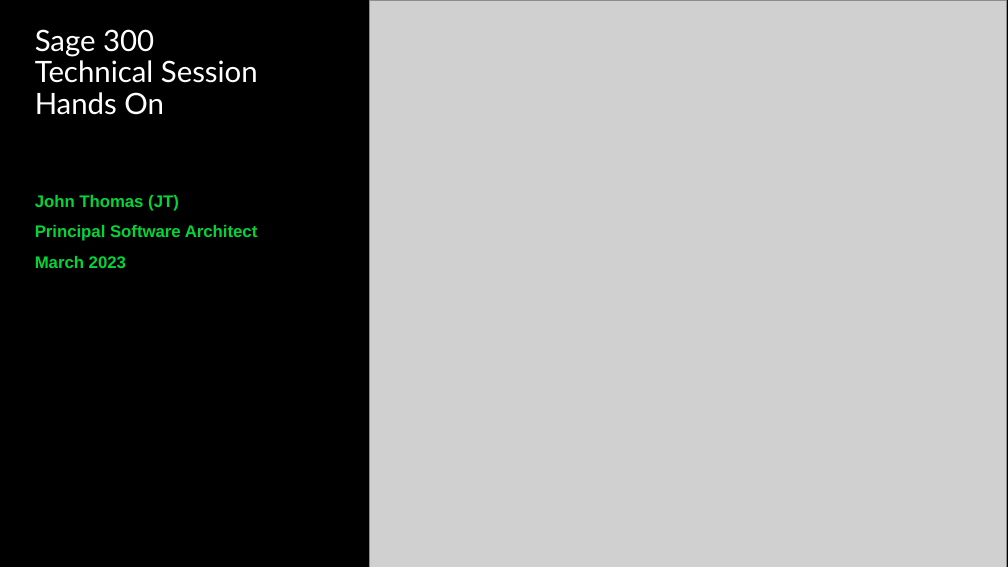
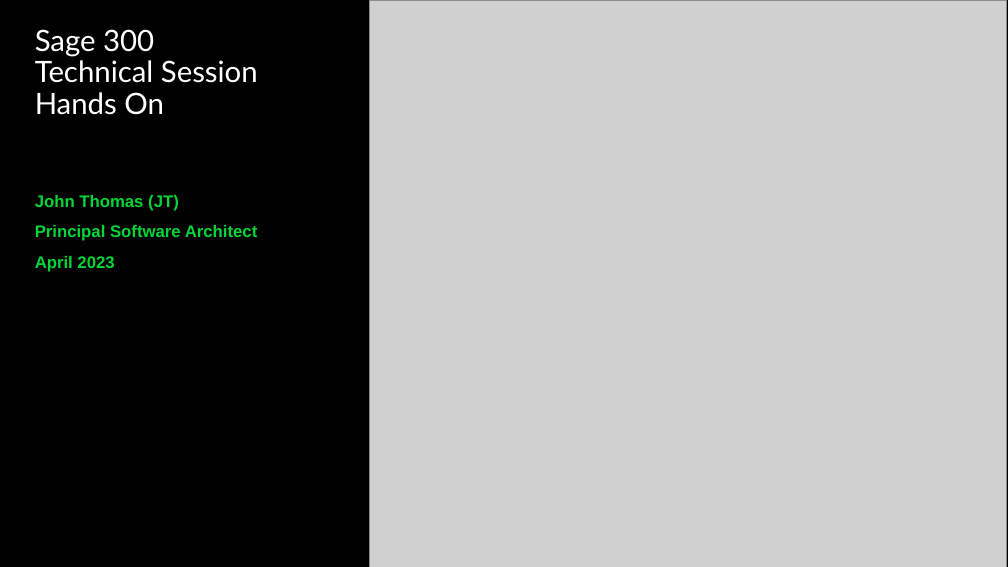
Before and after one commit to SageNADev/Sage300-SDK, a slide deck: slide 1 of docs/presentations/Sage300TechnicalSessionHandsOn.pptx. Drawn at 1008x567 pixels with LibreOffice and Linux fonts; fonts in the diff are those of the drawing; grey boxes stand for pictures; background and template pictures are left out. Boxes give left, top, right and bottom in pixels: in the first picture for what was removed or moved away, otherwise in the second. Text is boxed around its words. In the diff, an @@ line names an element or a change of style, - is before the commit and + after.

```diff
--- a/docs/presentations/Sage300TechnicalSessionHandsOn.pptx
+++ b/docs/presentations/Sage300TechnicalSessionHandsOn.pptx
@@ subtitle at (35, 256, 114, 272): text changed @@
-March 2023
+April 2023
```
Also in this commit, not shown: 6 other slides changed, 2 slides added, 1 other file.
